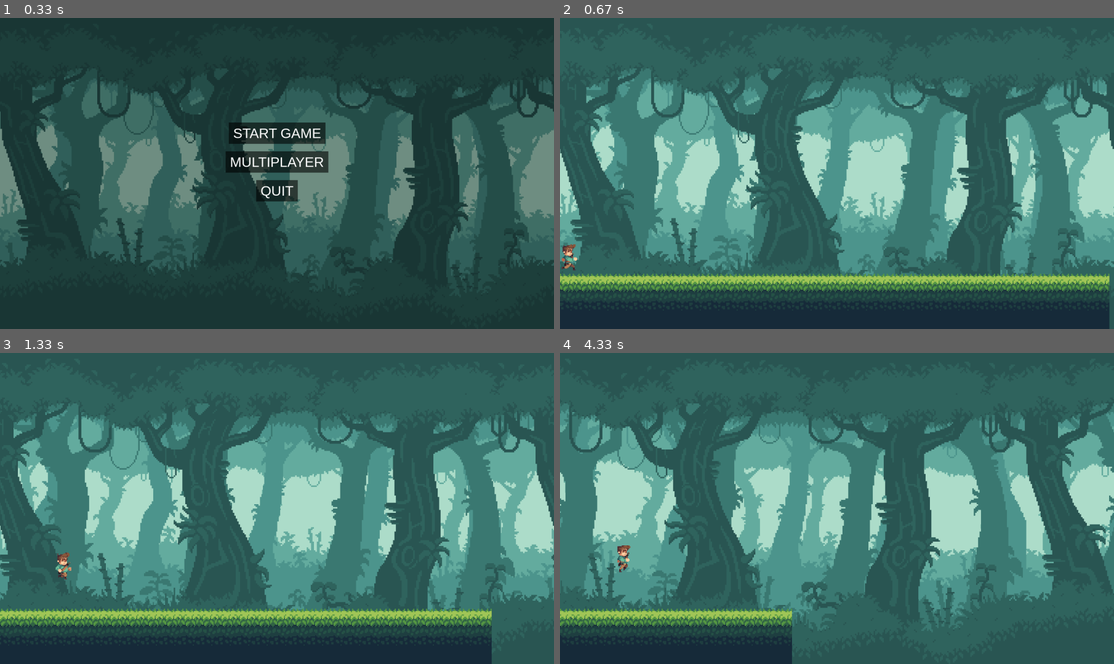
Above: before the commit, frames 1-4 (two rows, left to right).
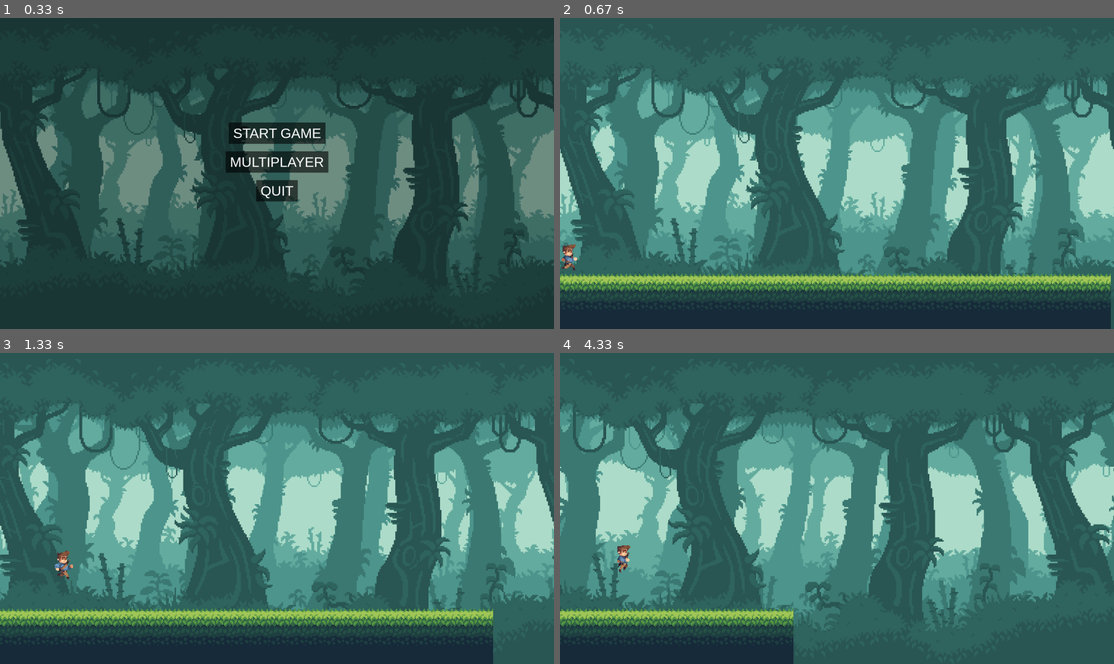
Above: after the commit, the same moments.

Repository: PyroJet1/Pygame-Multiplayer-Endless-Scroller
Game: pygame game, started from __main__.py
The game is run twice, just before and just after one commit, with the same random seed, the same clock (stepped at 60 frames per second) and the same inputs.
Inputs:
- Up to frame 1 (0.33 s): no input
- Up to frame 2 (0.67 s): click "START GAME" at 0.38 s
- Up to frame 3 (1.33 s): hold D 0.67-1.13 s; hold D from 1.17 s (still down); tap Space at 1.23 s
- Up to frame 4 (4.33 s): tap Space at 1.53, 1.73, 2.03, 2.3, 2.6, 2.73, 3.03, 3.4, 3.7, 3.9, 4.2 s; release D at 1.63 s; hold A 1.67-2.2 s; hold A 2.23-2.63 s; hold D 2.67-3.3 s; hold A 3.33-3.8 s; hold D 3.83-4.3 s

Frame 1 is identical in both runs. In frame 2, 3.8% of the frame differs, in the area x 0-100%, y 19-100%; in frame 3, 4.9%; in frame 4, 9.9%, in the area x 0-100%, y 16-100%.

Commit message:
fixed clock

Diff:
--- a/game.py
+++ b/game.py
@@ -7,7 +7,7 @@
     def __init__(self):
        self.SCREEN_WIDTH = 1920
        self.SCREEN_HEIGHT = 1080
-       self.clock = pygame.time.Clock()
+       self.clock = 0
        self.FPS = 60
        self.run = True
        pygame.init()
@@ -15,11 +15,11 @@
        self.screen = screen
        pygame.display.set_caption("GAME NAME GOES HERE")
        self.background = Background(screen)
-       self.player = Player(screen, 1)
+       self.player = Player(screen, 3)
        self.world = World(screen)
 
     def run_game(self):
-
+        self.clock = pygame.time.Clock()
         while self.run:
             dt = self.clock.tick(self.FPS) / 1000.0
             self.background.create_parallax(dt)
@@ -93,4 +93,7 @@
                         if button["rect"].collidepoint(event.pos):
                             return button["action"]
 
+
+
             pygame.display.update()
+        return None
